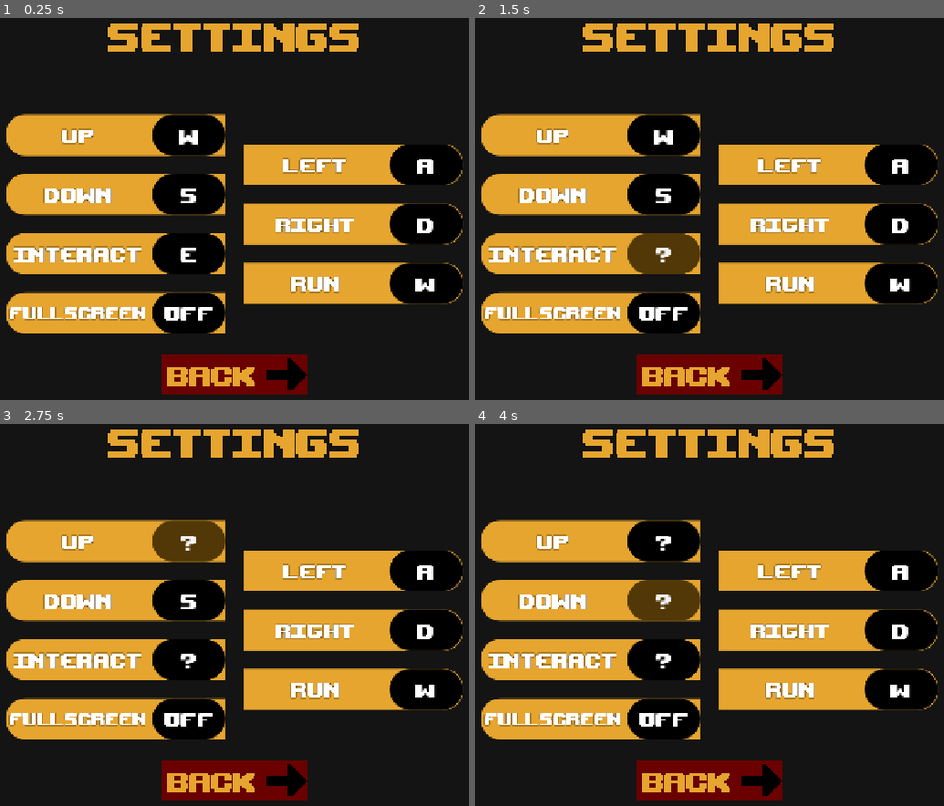
Above: before the commit, frames 1-4 (two rows, left to right).
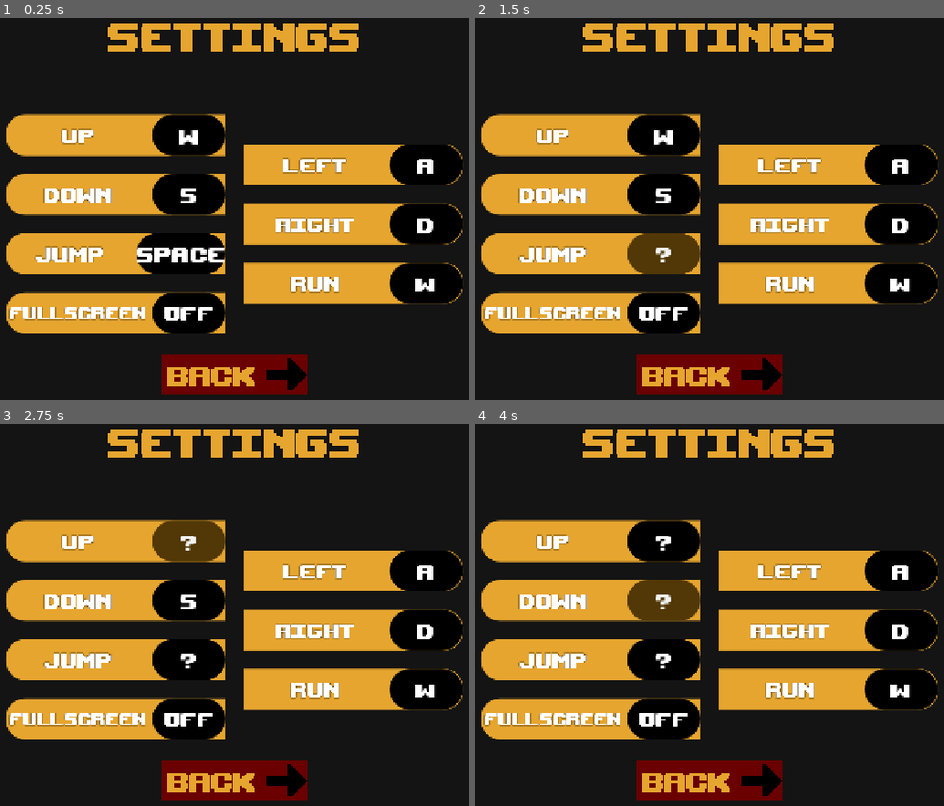
Above: after the commit, the same moments.

Repository: Hazorox/asker-the-smuggler
Game: Godot game, scene res://scenes/options/options.tscn
The game is run twice, just before and just after one commit, with the same random seed, the same clock (stepped at 60 frames per second) and the same inputs. This scene is started directly instead of the project's main scene.
Inputs (mouse positions are in pixels of both pictures, inside the frame that each line leads up to):
- Up to frame 1 (0.25 s): no input
- Up to frame 2 (1.5 s): click (662, 254) at 0.5 s, where only the run before the commit has a clickable "E"; click "?" at 1.25 s
- Up to frame 3 (2.75 s): click "W" at 2 s
- Up to frame 4 (4 s): click "?" at 2.75 s; click "S" at 3.5 s

The runs differ from the first frame. In frame 1, 1.6% of the frame differs, in the area x 2-62%, y 52-68%; in frame 2, 0.8%; in frame 3, 0.8%; in frame 4, 0.8%.
Error in both runs: Invalid access to property or key 'keycode' on a base object of type 'InputEventMouseButton'. (res://scenes/options/options.tscn::GDScript_025dt:22)

Commit message:
Change 'interact' to jump

Diff:
--- a/scenes/options/options.tscn
+++ b/scenes/options/options.tscn
@@ -282,22 +282,22 @@
 text = "W"
 script = SubResource("GDScript_025dt")
 
-[node name="interact" type="PanelContainer" parent="hsplit/left" unique_id=1088111710]
+[node name="jump" type="PanelContainer" parent="hsplit/left" unique_id=1088111710]
 custom_minimum_size = Vector2(0, 72)
 layout_mode = 2
 theme_override_styles/panel = SubResource("StyleBoxFlat_nfrx5")
 
-[node name="HBoxContainer" type="HBoxContainer" parent="hsplit/left/interact" unique_id=706436498]
-layout_mode = 2
-
-[node name="Label" type="Label" parent="hsplit/left/interact/HBoxContainer" unique_id=1673329523]
-layout_mode = 2
-size_flags_horizontal = 3
-text = "INTERACT"
-label_settings = SubResource("LabelSettings_0hvcy")
-horizontal_alignment = 1
-
-[node name="interact" type="Button" parent="hsplit/left/interact/HBoxContainer" unique_id=1478215245]
+[node name="HBoxContainer" type="HBoxContainer" parent="hsplit/left/jump" unique_id=706436498]
+layout_mode = 2
+
+[node name="Label" type="Label" parent="hsplit/left/jump/HBoxContainer" unique_id=1673329523]
+layout_mode = 2
+size_flags_horizontal = 3
+text = "JUMP"
+label_settings = SubResource("LabelSettings_0hvcy")
+horizontal_alignment = 1
+
+[node name="jump" type="Button" parent="hsplit/left/jump/HBoxContainer" unique_id=1478215245]
 custom_minimum_size = Vector2(128, 72)
 layout_mode = 2
 size_flags_horizontal = 6
